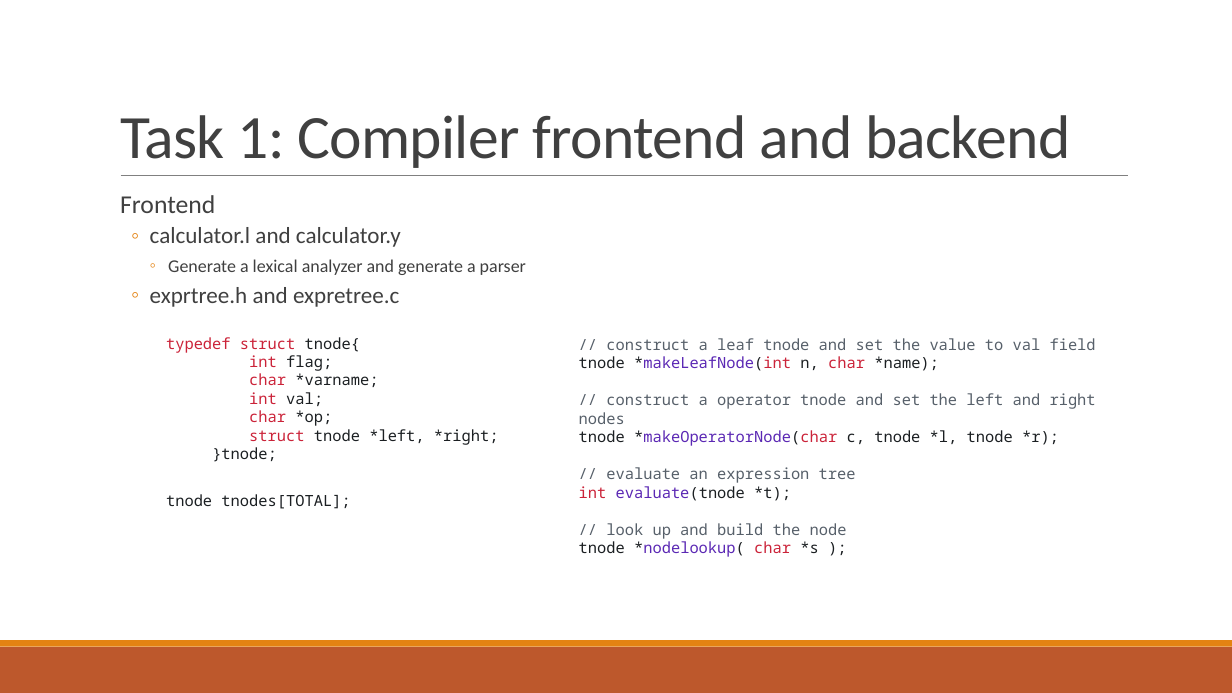
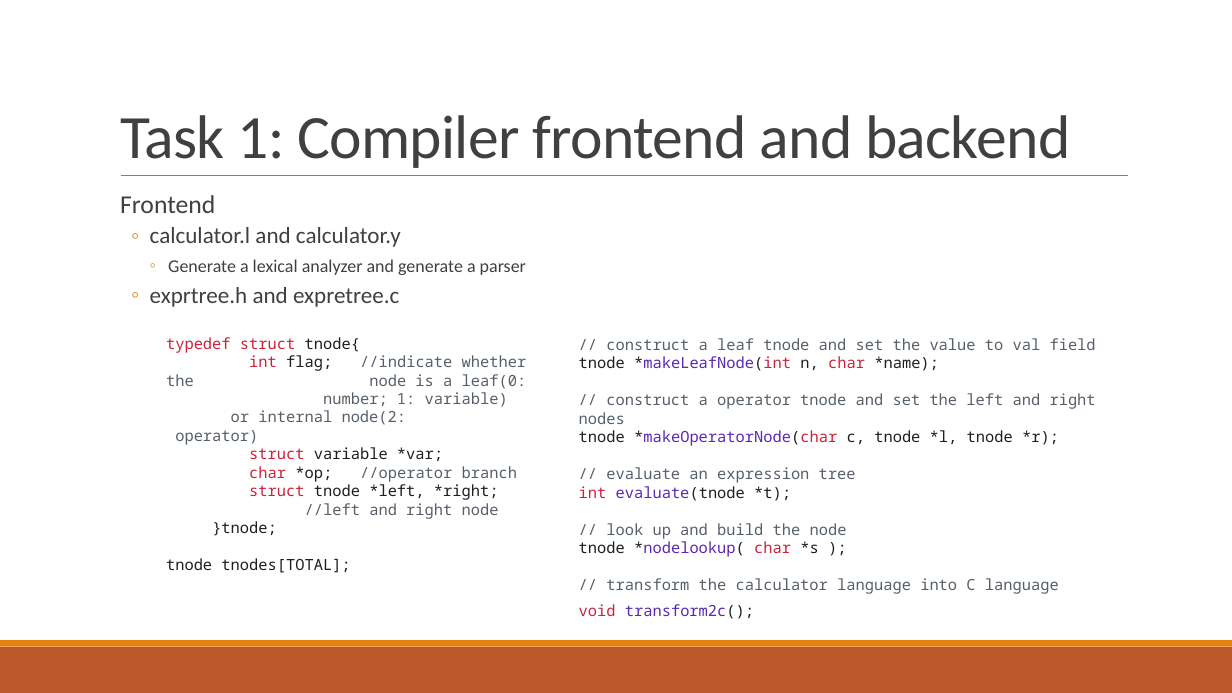
Before and after one commit to sxhmilyoyo/A_Calculator_Compiler, a slide deck: slide 2 of Presentation.pptx. Drawn at 1232x693 pixels with LibreOffice and Linux fonts; fonts in the diff are those of the drawing. Boxes give left, top, right and bottom in pixels: in the first picture for what was removed or moved away, otherwise in the second. Text is boxed around its words. In the diff, an @@ line names an element or a change of style, - is before the commit and + after.

```diff
--- a/Presentation.pptx
+++ b/Presentation.pptx
@@ text at (166,355,527,519): text changed; text colour #1B1F22 to #57606A @@
-int flag;
-char *varname;
-int val;
-char *op;
-struct tnode *left, *right;
+int flag; //indicate whether the node is a leaf(0: number; 1: variable) or internal node(2: operator)
+struct variable *var;
+char *op; //operator branch
+struct tnode *left, *right; //left and right node
@@ text at (579,578,1059,619): paragraphs added @@
+// transform the calculator language into C language
+void transform2c();
```
Also in this commit, not shown: 1 other slide changed, 6 slides added, 4 other files.
